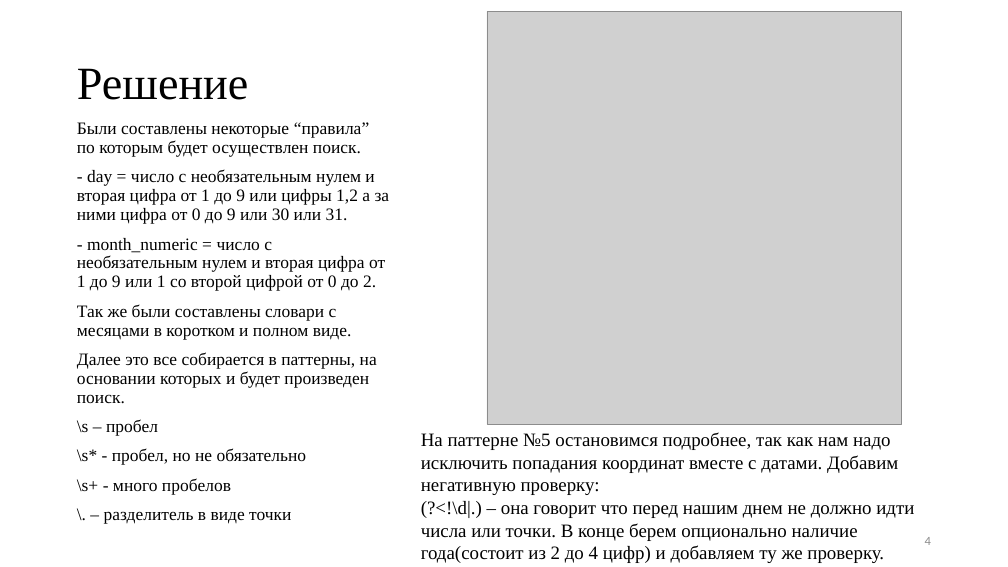
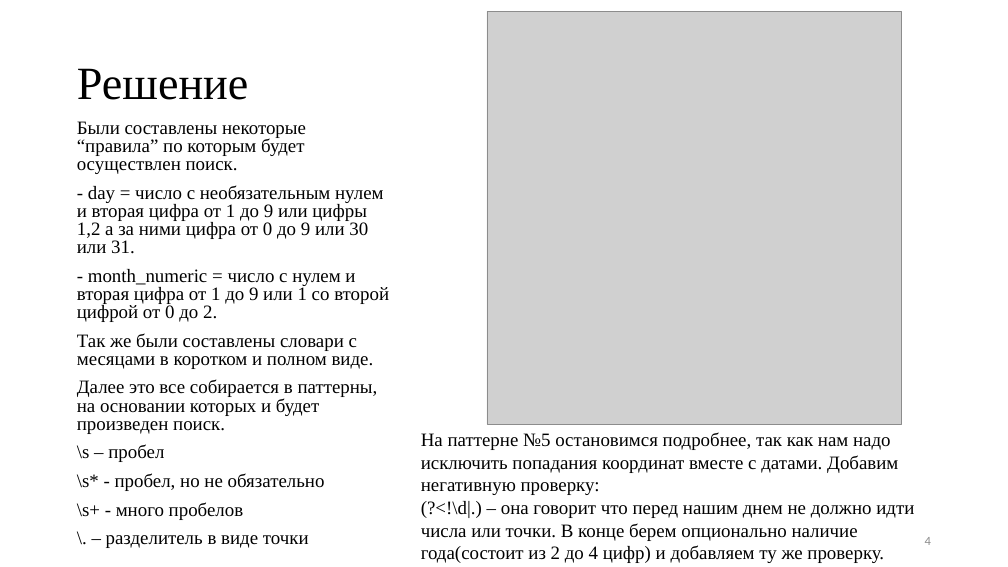
Before and after one commit to NebovarenkovStepan/ReverseEngineering_TKI_341, a slide deck: slide 4 of Task6/Лабораторная работа №6.pptx. Drawn at 1008x567 pixels with LibreOffice and Linux fonts; fonts in the diff are those of the drawing; grey boxes stand for pictures. Boxes give left, top, right and bottom in pixels: in the first picture for what was removed or moved away, otherwise in the second. Text is boxed around its words. In the diff, an @@ line names an element or a change of style, - is before the commit and + after.

```diff
--- a/Task6/Лабораторная работа №6.pptx
+++ b/Task6/Лабораторная работа №6.pptx
@@ text at (x1=77, y1=121, x2=383, y2=548): size 16.6 to 18 pt in "Были составлены некоторые “правила” по которым будет ...", "- day = число с необязательным нулем ...", "Так же были составлены словари с месяцами ...", "Далее это все собирается в паттерны, на ..." and 4 more places; line spacing 0.9 to 0.8 @@
@@ text at (x1=77, y1=269, x2=389, y2=322): text changed; size 16.6 to 18 pt @@
-- month_numeric = число с необязательным нулем и вторая цифра от 1 до 9 или 1 со второй цифрой от 0 до 2.
+- month_numeric = число с нулем и вторая цифра от 1 до 9 или 1 со второй цифрой от 0 до 2.
```
Also in this commit, not shown: 2 other files.
